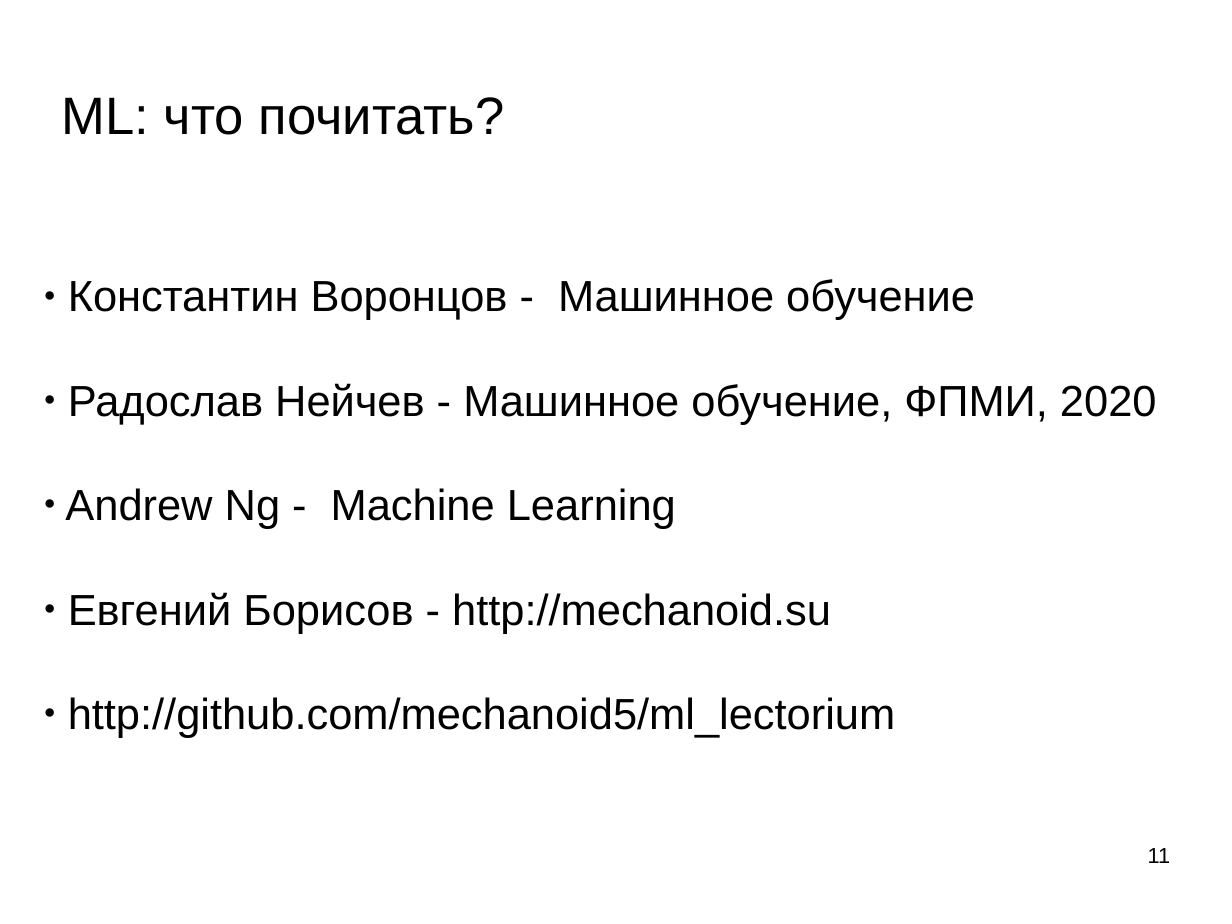
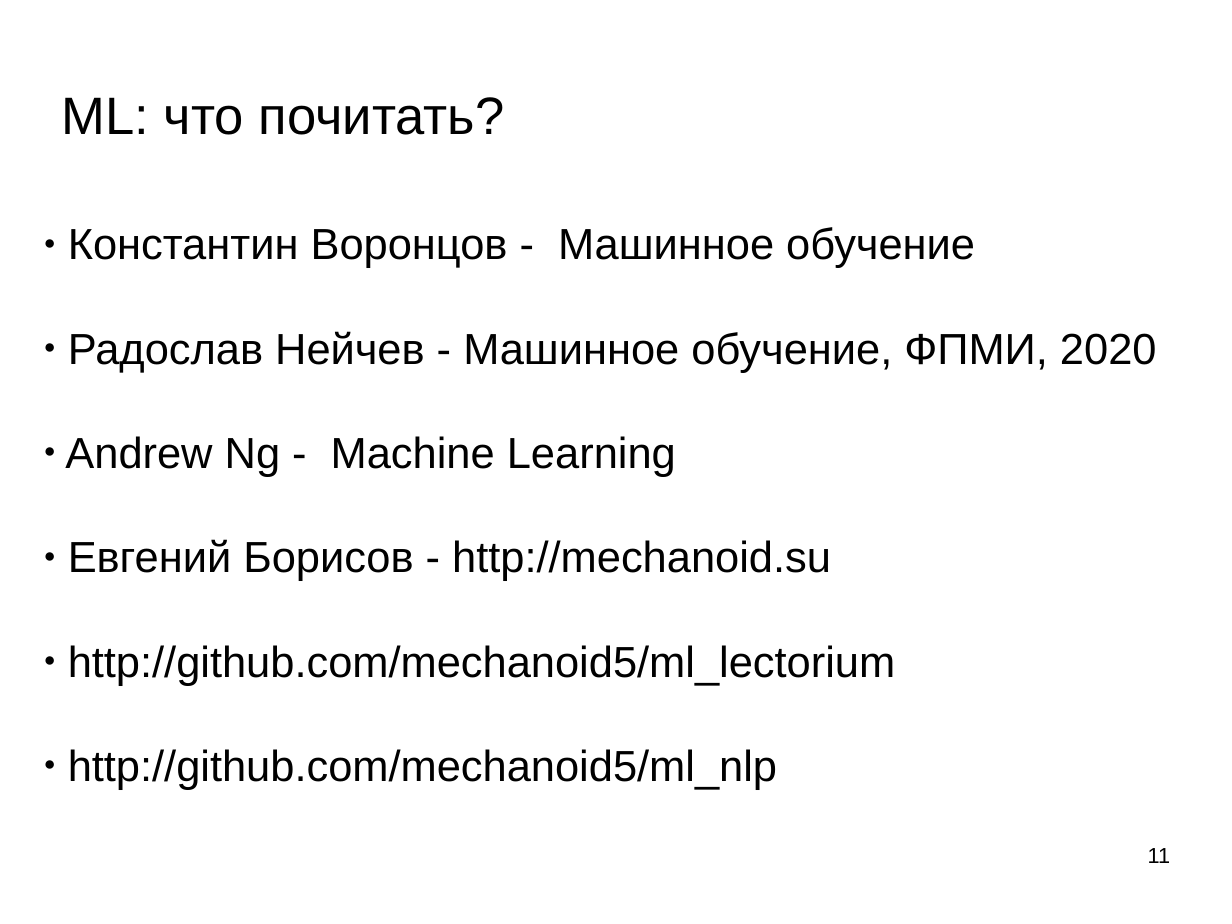
Before and after one commit to mechanoid5/ml_nlp_2022, a slide deck: slide 11 of 01-ml-base.odp. Drawn at 1232x924 pixels with LibreOffice and Linux fonts; fonts in the diff are those of the drawing; background and template pictures are left out. Boxes give left, top, right and bottom in pixels: in the first picture for what was removed or moved away, otherwise in the second. Text is boxed around its words. In the diff, an @@ line names an element or a change of style, - is before the commit and + after.

```diff
--- a/01-ml-base.odp
+++ b/01-ml-base.odp
@@ subtitle at box(68, 749, 777, 790): paragraph added @@
+● http://github.com/mechanoid5/ml_nlp
```
Also in this commit, not shown: 5 other files.
